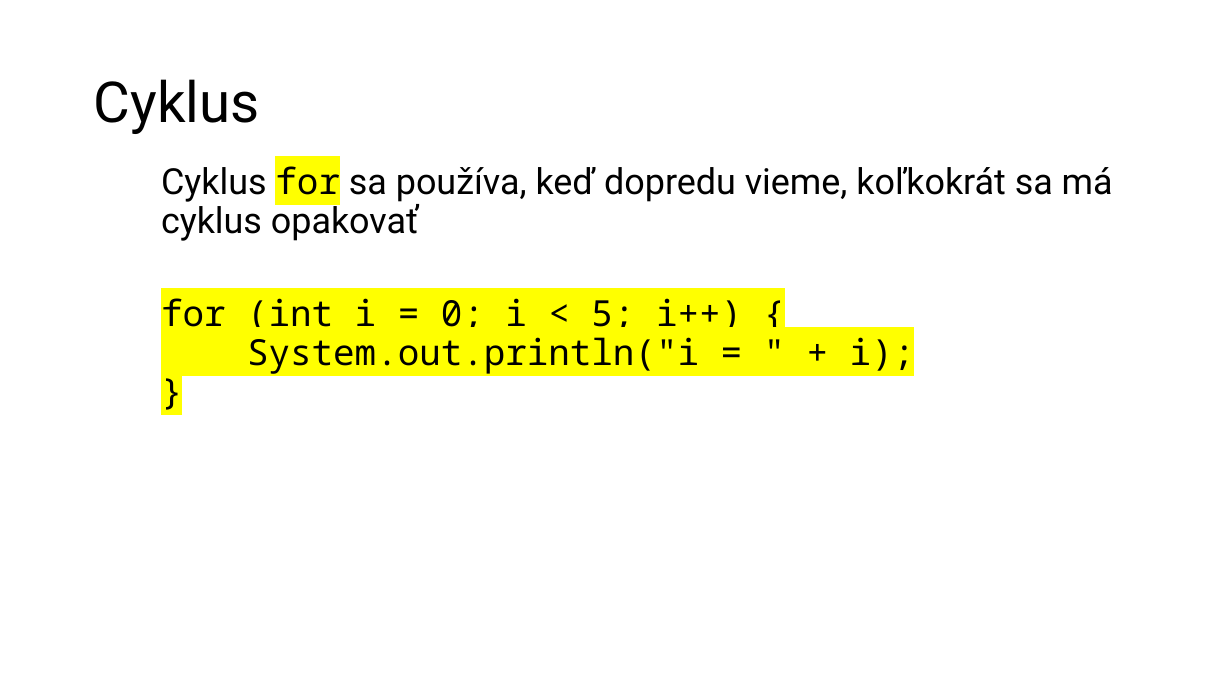
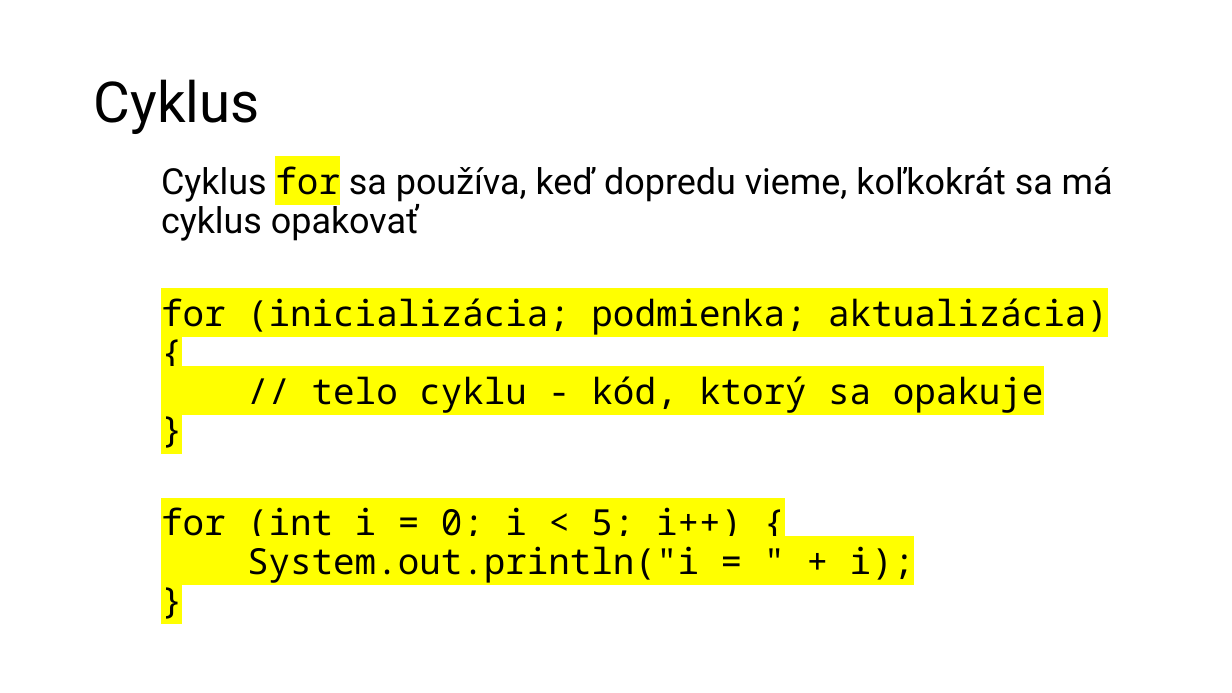
Before and after one commit to wagjo/oop, a slide deck: slide 9 of prezentacie/c02w.pptx. Drawn at 1232x693 pixels with LibreOffice and Linux fonts; fonts in the diff are those of the drawing. Boxes give left, top, right and bottom in pixels: in the first picture for what was removed or moved away, otherwise in the second. Text is boxed around its words. In the diff, an @@ line names an element or a change of style, - is before the commit and + after.

```diff
--- a/prezentacie/c02w.pptx
+++ b/prezentacie/c02w.pptx
@@ text at bbox=[161, 298, 1108, 413]: paragraphs added @@
+for (inicializácia; podmienka; aktualizácia) {
+// telo cyklu - kód, ktorý sa opakuje
+}
```
Also in this commit, not shown: 3 other files.
